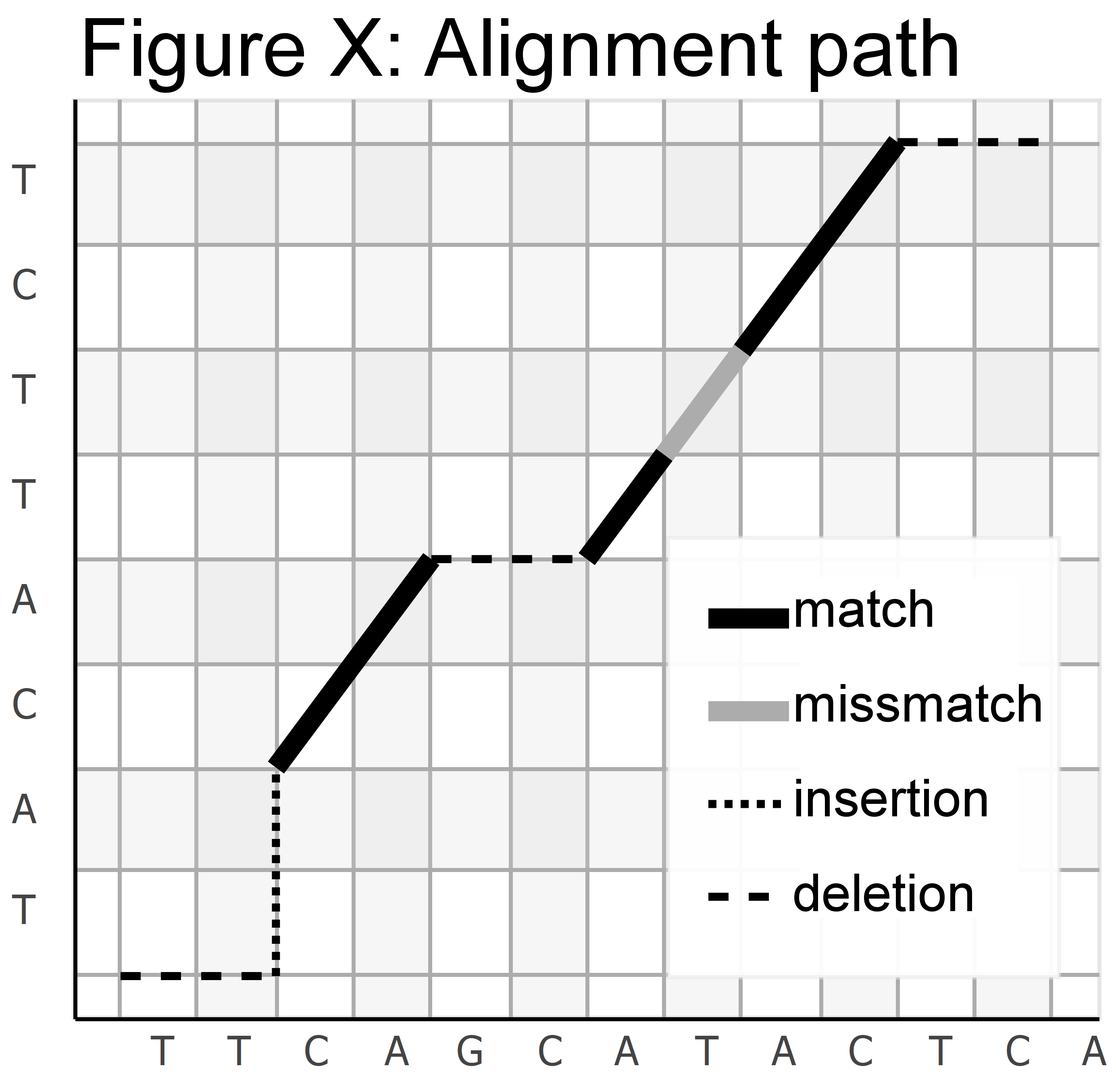
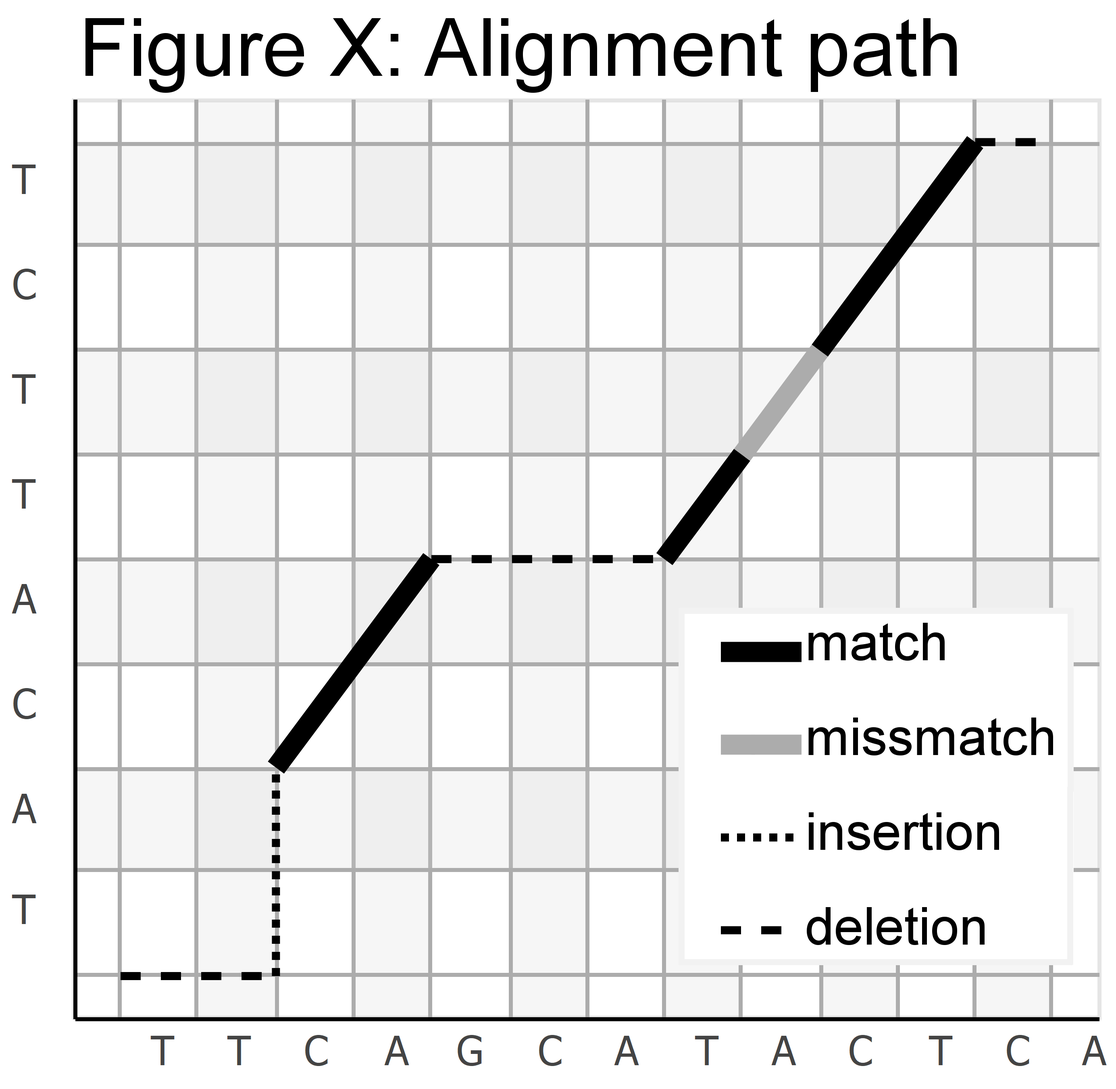
Two versions of the same layered image (1116x1089). Layer-by-layer changes:
renamed "match ..." to "Pasted Layer", painted on it over [678, 589, 1074, 966]
painted on "Layer" over [578, 135, 1018, 918]
painted on "alignment.svg" over [578, 135, 1062, 980]
